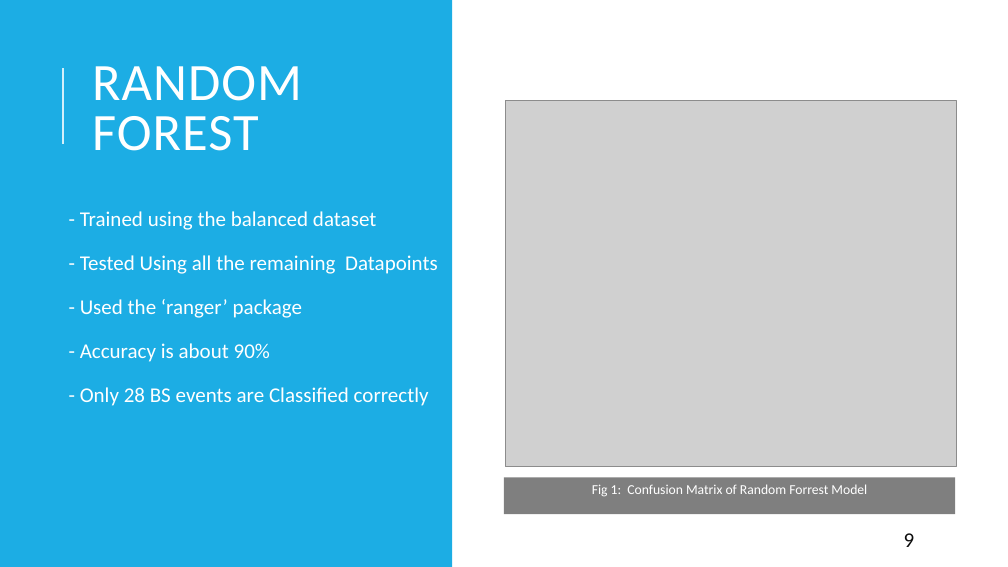
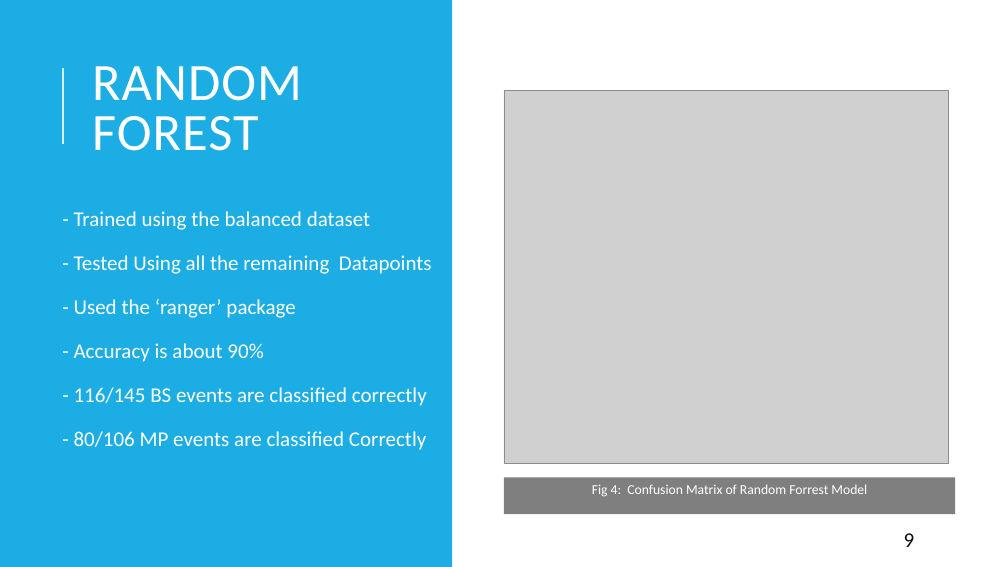
Before and after one commit to matty1203/r_cubicplot, a slide deck: slide 9 of Classification of bow shock event positions from Magnetic.pptx. Drawn at 1008x567 pixels with LibreOffice and Linux fonts; fonts in the diff are those of the drawing; grey boxes stand for pictures. Boxes give left, top, right and bottom in pixels: in the first picture for what was removed or moved away, otherwise in the second. Text is boxed around its words. In the diff, an @@ line names an element or a change of style, - is before the commit and + after.

```diff
--- a/Classification of bow shock event positions from Magnetic.pptx
+++ b/Classification of bow shock event positions from Magnetic.pptx
@@ picture resized from (x1=505, y1=101, x2=957, y2=467) to (x1=504, y1=91, x2=949, y2=464) @@
@@ text "- Trained using the balanced ..." moved from (x1=43, y1=189, x2=451, y2=514) to (x1=36, y1=189, x2=445, y2=514) @@
@@ text at (x1=74, y1=387, x2=427, y2=450): text changed @@
-  ▪ - Only 28 BS events are Classified correctly
+  ▪ - 116/145 BS events are classified correctly
+  ▪ - 80/106 MP events are classified Correctly
@@ text in rectangle at (x1=592, y1=484, x2=867, y2=496): text changed @@
-Fig 1: Confusion Matrix of Random Forrest Model
+Fig 4: Confusion Matrix of Random Forrest Model
```
Also in this commit, not shown: 11 other slides changed, 1 slide added, 1 slide removed, 2 other files.
